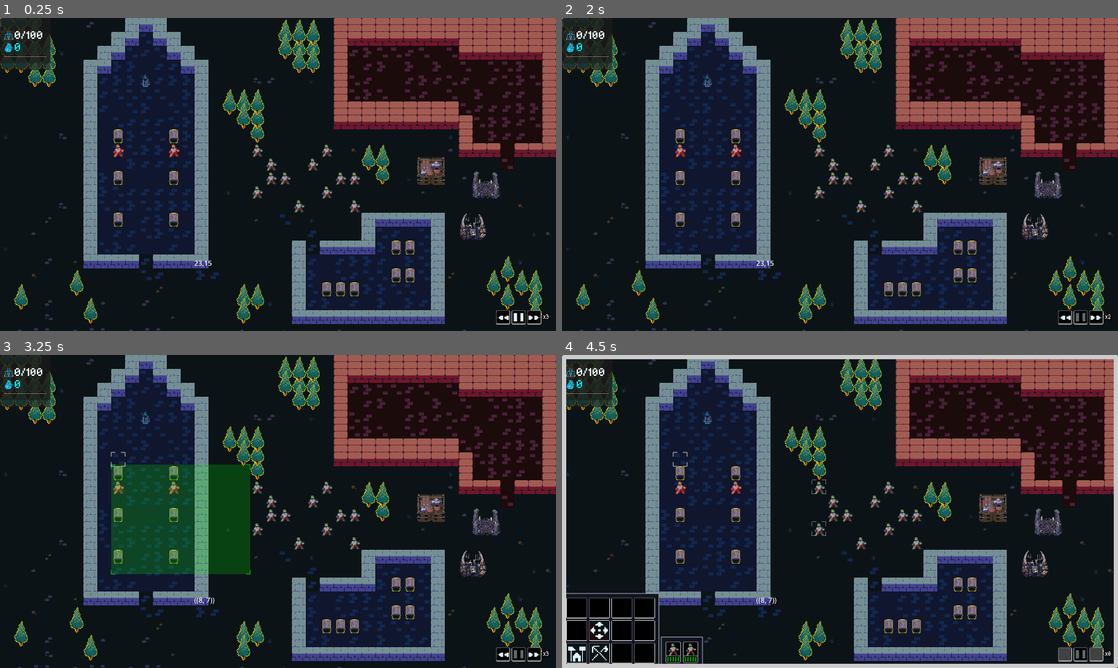
Above: before the commit, frames 1-4 (two rows, left to right).
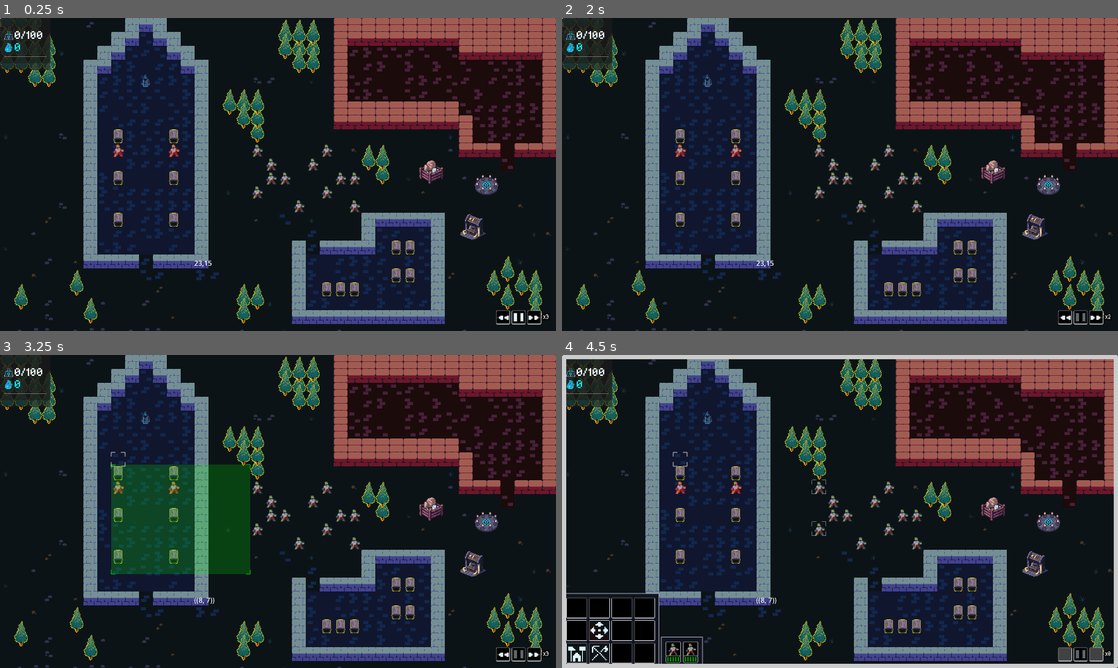
Above: after the commit, the same moments.

Repository: MateusRPF/MicroRTS
Game: Godot game, scene res://Maps/Lvl_test.tscn
Same seed, same stepped clock (60 frames per second), same inputs: the game is played once before the commit and once after it.
Inputs (mouse positions are in pixels of both pictures, inside the frame that each line leads up to):
- Up to frame 1 (0.25 s): no input
- Up to frame 2 (2 s): tap Enter at 0.5 s; drag from (1062, 318) to (895, 105) at 0.52 s; tap Space (pause) at 1.25 s; drag from (1079, 318) to (812, 237) at 1.27 s
- Up to frame 3 (3.25 s): move the mouse to (533, 655) at 2.02 s; click (533, 655) at 2.17 s; tap Enter at 2.75 s; drag from (250, 574) to (111, 464) at 2.77 s
- Up to frame 4 (4.5 s): drag from (578, 608) to (1056, 639) at 3.52 s; tap Space (pause) at 4.25 s; drag from (600, 608) to (1056, 639) at 4.27 s

The runs differ from the first frame. In frame 1, 0.9% of the frame differs, in the area x 75-90%, y 44-71%; in frame 2, 0.9%; in frame 3, 0.9%; in frame 4, 0.9%.

Commit message:
slightly better placeholder (AI) images. Remove before shipping.

Diff:
--- a/Maps/Lvl_test.tscn
+++ b/Maps/Lvl_test.tscn
@@ -8,9 +8,6 @@
 [ext_resource type="Resource" uid="uid://b040ygjoar8hg" path="res://Data/CommandDatas/CommandData_Move.tres" id="10_c44cc"]
 [ext_resource type="Script" uid="uid://cwkglspweq2rf" path="res://Scripts/UnitComponents/CAttributeSet.gd" id="10_rlgon"]
 [ext_resource type="Resource" uid="uid://cu60k5qe8hr83" path="res://Data/CommandDatas/CommandData_Harvest.tres" id="11_c44cc"]
-[ext_resource type="Resource" uid="uid://bn7x3krawrpf4" path="res://Data/CommandDatas/CommandData_Build.tres" id="lvl_build"]
-[ext_resource type="Script" uid="uid://11xy1cqdryoc" path="res://Scripts/UnitComponents/CUnderConstruction.gd" id="18_cuc"]
-[ext_resource type="Script" path="res://Scripts/UnitComponents/CBuildRequirements.gd" id="19_breq"]
 [ext_resource type="Script" uid="uid://wyn24v7ygtom" path="res://Scripts/Widgets/Widget_TickControl.gd" id="11_gab08"]
 [ext_resource type="Script" uid="uid://d30ltivdhe6vr" path="res://Scripts/UnitComponents/Commands/CCommandExecutor.gd" id="11_jln6d"]
 [ext_resource type="PackedScene" uid="uid://bc1qg1rd6prpb" path="res://Prefabs/Widgets/Widget_BasicButton.tscn" id="11_jp3g8"]
@@ -22,6 +19,9 @@
 [ext_resource type="Texture2D" uid="uid://bkpv1hcxnk13c" path="res://Sprites/UI/UIControls/SPR_UI_Slower.tres" id="14_upx6b"]
 [ext_resource type="Theme" uid="uid://ccd2tkrpe0pi1" path="res://UI/Theme_HorrorBase.tres" id="16_gab08"]
 [ext_resource type="PackedScene" uid="uid://ukqepnrxhbvw" path="res://Prefabs/Widgets/Widget_CommandPanel.tscn" id="17_c44cc"]
+[ext_resource type="Script" uid="uid://11xy1cqdryoc" path="res://Scripts/UnitComponents/CUnderConstruction.gd" id="18_cuc"]
+[ext_resource type="Script" uid="uid://c3jbedmwonsab" path="res://Scripts/UnitComponents/CBuildRequirements.gd" id="19_breq"]
+[ext_resource type="Resource" uid="uid://bn7x3krawrpf4" path="res://Data/CommandDatas/CommandData_Build.tres" id="lvl_build"]
 
 [sub_resource type="StyleBoxFlat" id="StyleBoxFlat_v8ofk"]
 content_margin_left = 0.0
--- a/Prefabs/Actors/Structures/Actor_Structure_Stockpile.tscn
+++ b/Prefabs/Actors/Structures/Actor_Structure_Stockpile.tscn
@@ -1,10 +1,12 @@
-[gd_scene load_steps=6 format=3]
+[gd_scene format=3 uid="uid://dwt67mh1xbwa5"]
 
 [ext_resource type="PackedScene" uid="uid://bpq8to7u51urx" path="res://Prefabs/gridObjectPrefab.tscn" id="1_base"]
 [ext_resource type="Script" uid="uid://ce26amsxyge52" path="res://Scripts/DataStructures/ComponentData/ComponentData.gd" id="2_cd"]
+[ext_resource type="Script" uid="uid://b21ghjgaar2q5" path="res://Scripts/DataStructures/GameResource.gd" id="3_h67gc"]
 [ext_resource type="Script" uid="uid://b12sbao0o4pnt" path="res://Scripts/DataStructures/ComponentData/ComponentData_Stockpile.gd" id="3_stock"]
 [ext_resource type="Script" uid="uid://co4gucr75dqkf" path="res://Scripts/DataStructures/ActorData.gd" id="4_actor"]
-[ext_resource type="Texture2D" uid="uid://ckc11e1vblji8" path="res://Sprites/Structures/SPR_Stockpile.png" id="5_sprite"]
+[ext_resource type="Texture2D" uid="uid://c3w3x4kp0j4mf" path="res://Sprites/Structures/SPR_Stockpile.tres" id="6_u20s6"]
+[ext_resource type="Script" uid="uid://6avybfyvspvv" path="res://Scripts/DataStructures/ActorTags.gd" id="7_idrxh"]
 
 [sub_resource type="Resource" id="Mod_Stockpile"]
 script = ExtResource("3_stock")
@@ -14,12 +16,12 @@
 script = ExtResource("4_actor")
 actor_name = "Stockpile"
 description = "Delivery spot for basic materials."
-sprite = ExtResource("5_sprite")
+sprite = ExtResource("6_u20s6")
 view_offset = Vector2i(16, -16)
 grid_size = Vector2i(2, 2)
 clearance = 1
 modules = Array[ExtResource("2_cd")]([SubResource("Mod_Stockpile")])
 metadata/_custom_type_script = "uid://co4gucr75dqkf"
 
-[node name="Actor_Structure_Stockpile" instance=ExtResource("1_base")]
+[node name="Actor_Structure_Stockpile" unique_id=328832272 instance=ExtResource("1_base")]
 data = SubResource("Actor_Stockpile_Data")
--- /dev/null
+++ b/Sprites/Structures/SPR_Stockpile.tres
@@ -0,0 +1,7 @@
+[gd_resource type="AtlasTexture" format=3 uid="uid://c3w3x4kp0j4mf"]
+
+[ext_resource type="Texture2D" uid="uid://dwdutaoqkxan6" path="res://Sprites/Atlas_HarbingerStructures.png" id="1_bxopc"]
+
+[resource]
+atlas = ExtResource("1_bxopc")
+region = Rect2(0, 64, 64, 64)
--- a/Tilesets/tileset_Spawnables.tres
+++ b/Tilesets/tileset_Spawnables.tres
@@ -1,6 +1,6 @@
 [gd_resource type="TileSet" format=3 uid="uid://dmrvivvr1lsxp"]
 
-[ext_resource type="Texture2D" uid="uid://ckc11e1vblji8" path="res://Sprites/Structures/SPR_Stockpile.png" id="1_rykax"]
+[ext_resource type="Texture2D" uid="uid://c3w3x4kp0j4mf" path="res://Sprites/Structures/SPR_Stockpile.tres" id="1_ea704"]
 [ext_resource type="Texture2D" uid="uid://c5imvxfthepbx" path="res://Sprites/Units/SPR_Shambler.tres" id="2_7tb2v"]
 [ext_resource type="Texture2D" uid="uid://c7yb722hjxxox" path="res://Sprites/ResourceNodes/SPR_Tree_Large.tres" id="3_7tb2v"]
 [ext_resource type="Texture2D" uid="uid://bgsc4cwkmupv4" path="res://Sprites/Units/SPR_Undergodling.tres" id="3_rykax"]
@@ -10,7 +10,7 @@
 [ext_resource type="Texture2D" uid="uid://c4i681h2wh8qk" path="res://Sprites/Structures/SPR_BoneCarver.tres" id="8_ea704"]
 
 [sub_resource type="TileSetAtlasSource" id="TileSetAtlasSource_jhoso"]
-texture = ExtResource("1_rykax")
+texture = ExtResource("1_ea704")
 texture_region_size = Vector2i(32, 32)
 0:0/size_in_atlas = Vector2i(2, 2)
 0:0/0 = 0
Not shown: 1 places in Prefabs/GameLevel.tscn that only renumber resources
Binary file changed: Sprites/Atlas_HarbingerStructures.aseprite
Binary file changed: Sprites/Atlas_HarbingerStructures.png
Binary file removed: Sprites/Structures/SPR_Stockpile.png
Not shown, removed: Sprites/Structures/SPR_Stockpile.png.import
